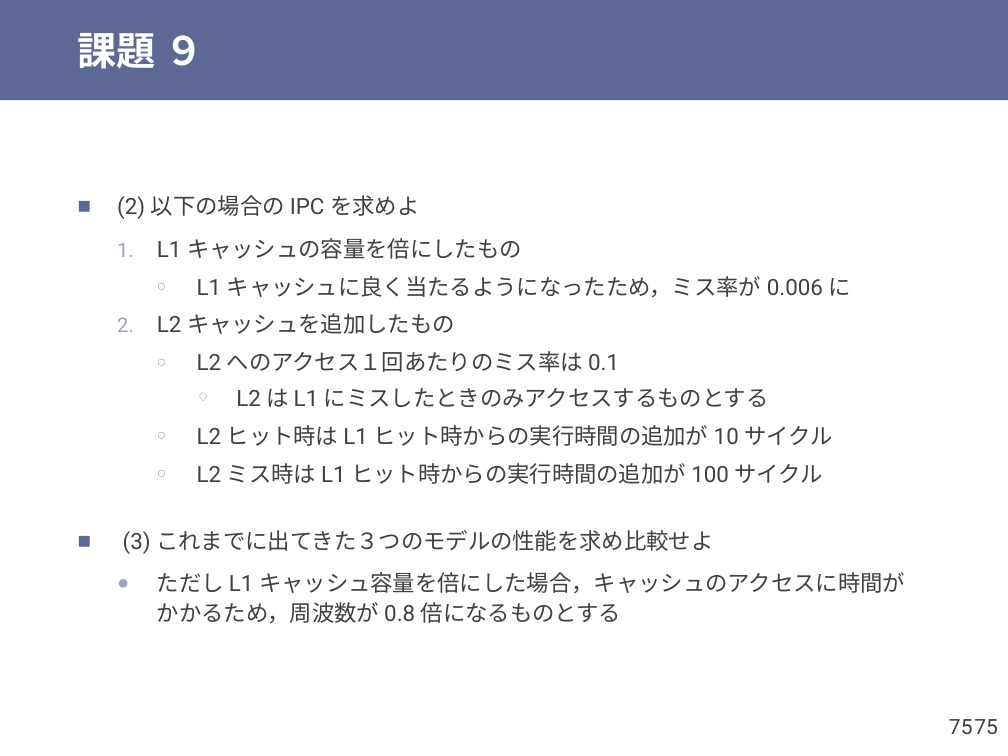
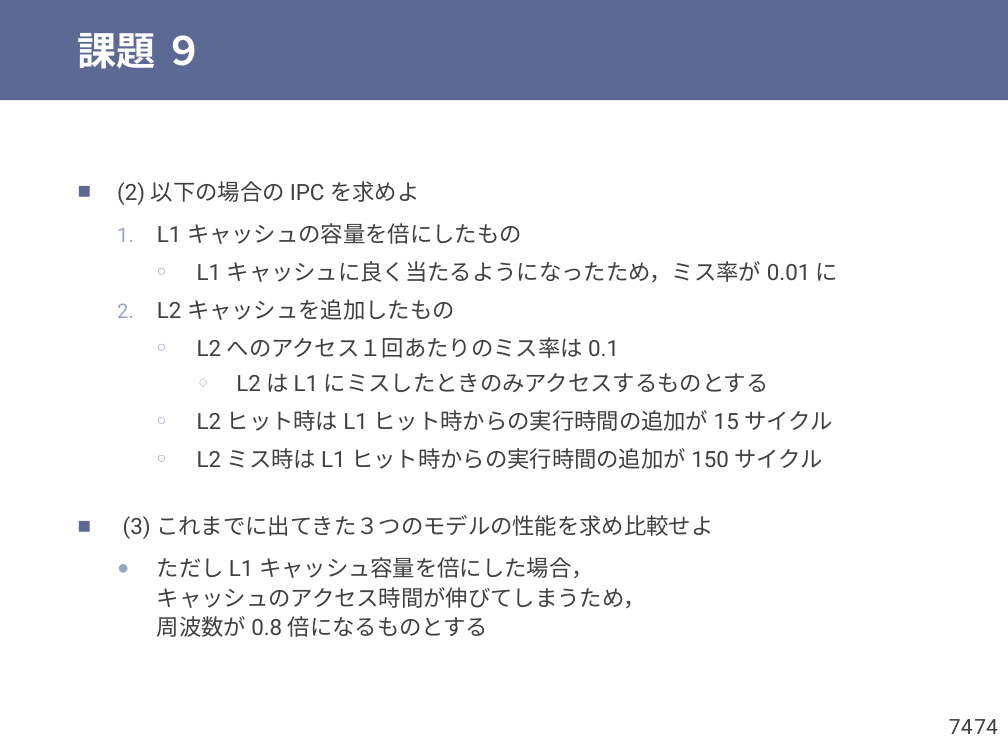
Before and after one commit to shioyadan/otya-computer-architecture-i, a slide deck: slide 74 of cai-shioya-09.pptx (slide 75 before the commit). Drawn at 1008x756 pixels with LibreOffice and Linux fonts; fonts in the diff are those of the drawing. Boxes give left, top, right and bottom in pixels: in the first picture for what was removed or moved away, otherwise in the second. Text is boxed around its words. In the diff, an @@ line names an element or a change of style, - is before the commit and + after.

```diff
--- a/cai-shioya-09.pptx
+++ b/cai-shioya-09.pptx
@@ text at (x1=197, y1=261, x2=838, y2=282): text changed @@
-    ○ L1 キャッシュに良く当たるようになったため，ミス率が 0.006 に
+    ○ L1 キャッシュに良く当たるようになったため，ミス率が 0.01 に
@@ text at (x1=197, y1=410, x2=832, y2=469): text changed @@
-    ○ L2 ヒット時は L1 ヒット時からの実行時間の追加が 10 サイクル
-    ○ L2 ミス時は L1 ヒット時からの実行時間の追加が 100 サイクル
+    ○ L2 ヒット時は L1 ヒット時からの実行時間の追加が 15 サイクル
+    ○ L2 ミス時は L1 ヒット時からの実行時間の追加が 150 サイクル
@@ text at (x1=157, y1=557, x2=646, y2=637): text changed @@
-  ● ただし L1 キャッシュ容量を倍にした場合，キャッシュのアクセスに時間がかかるため，周波数が 0.8 倍になるものとする
+  ● ただし L1 キャッシュ容量を倍にした場合，
+    キャッシュのアクセス時間が伸びてしまうため，
+    周波数が 0.8 倍になるものとする
@@ page number at (x1=949, y1=719, x2=973, y2=734): text changed @@
-75
+74
@@ page number at (x1=974, y1=719, x2=998, y2=734): text changed @@
-75
+74
```
Also in this commit, not shown: 22 other slides changed, 1 slide added, 9 slides removed, 1 other file.
